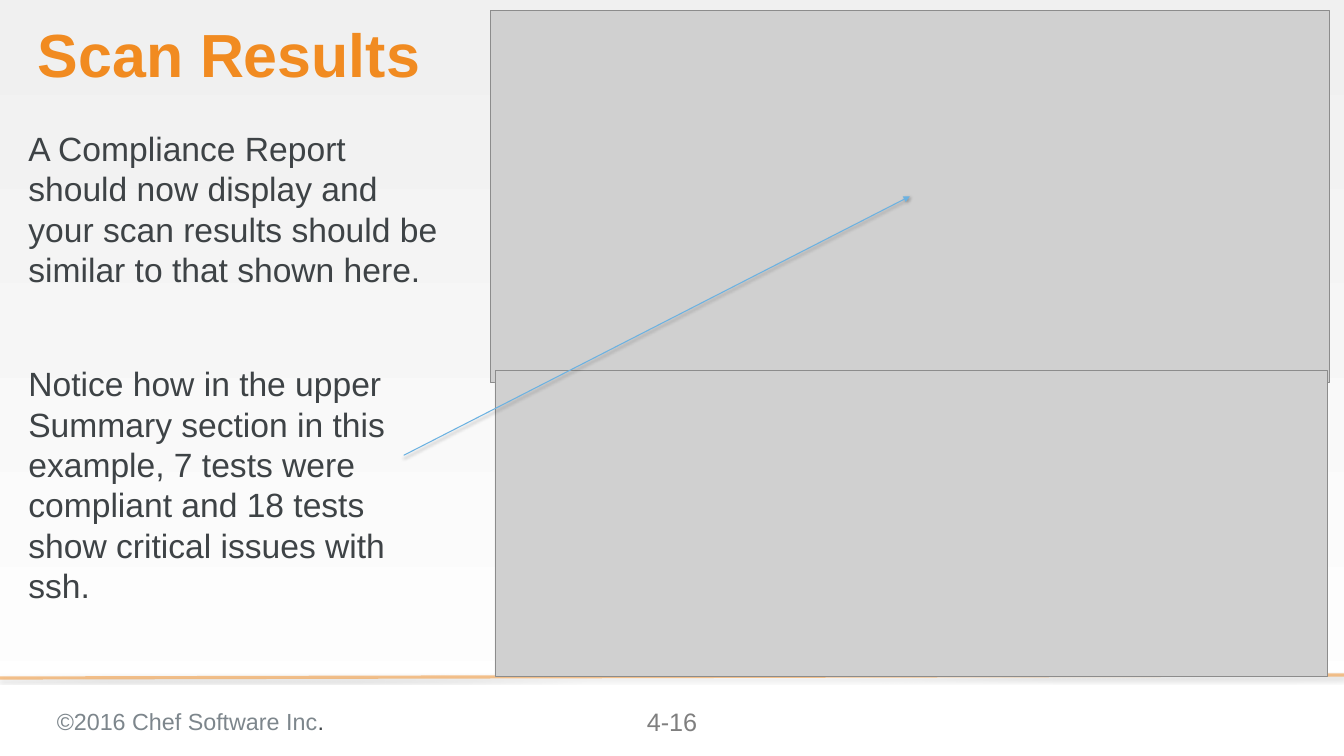
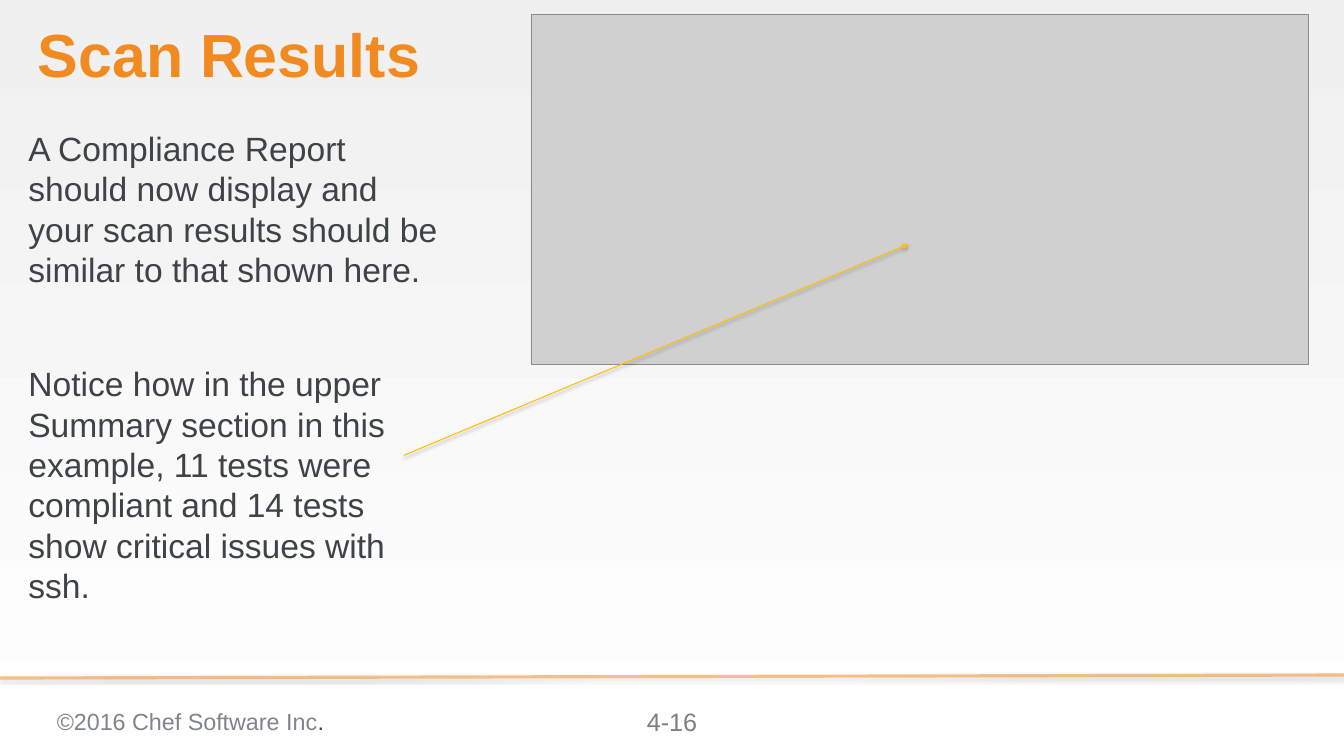
Before and after one commit to bchamby/chef-compliance-installation-configuration-operation, a slide deck: slide 16 of 04-initial-configuration-scans-win.pptx. Drawn at 1344x756 pixels with LibreOffice and Linux fonts; fonts in the diff are those of the drawing; grey boxes stand for pictures; background and template pictures are left out. Boxes give left, top, right and bottom in pixels: in the first picture for what was removed or moved away, otherwise in the second. Text is boxed around its words. In the diff, an @@ line names an element or a change of style, - is before the commit and + after.

Commit message:
04-initial-configuration-scans-win updated scan lab removed redundant and incomplete remediation lab

```diff
--- a/04-initial-configuration-scans-win.pptx
+++ b/04-initial-configuration-scans-win.pptx
@@ picture: place and size @@
-picture at (490,10,1329,382)
+picture at (531,14,1308,364)
@@ arrow moved from (404, 455) - (909, 197) to (404, 455) - (909, 244) @@
@@ arrow (404, 455) - (909, 244): stroke #6BB2E2 1 pt to #FFC000 1 pt @@
@@ text at (28,371,385,599): text changed @@
-Notice how in the upper Summary section in this example, 7 tests were compliant and 18 tests show critical issues with ssh.
+Notice how in the upper Summary section in this example, 11 tests were compliant and 14 tests show critical issues with ssh.
@@ picture removed at (495,370,1327,677) @@
```
Also in this commit, not shown: 15 other slides changed, 1 slide added, 39 slides removed.
